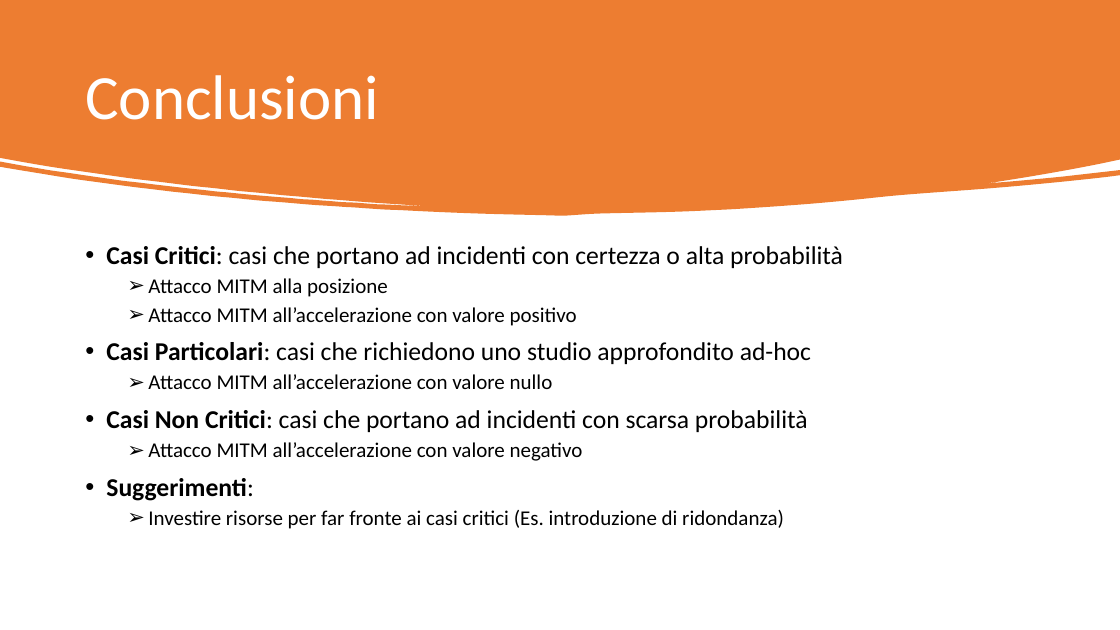
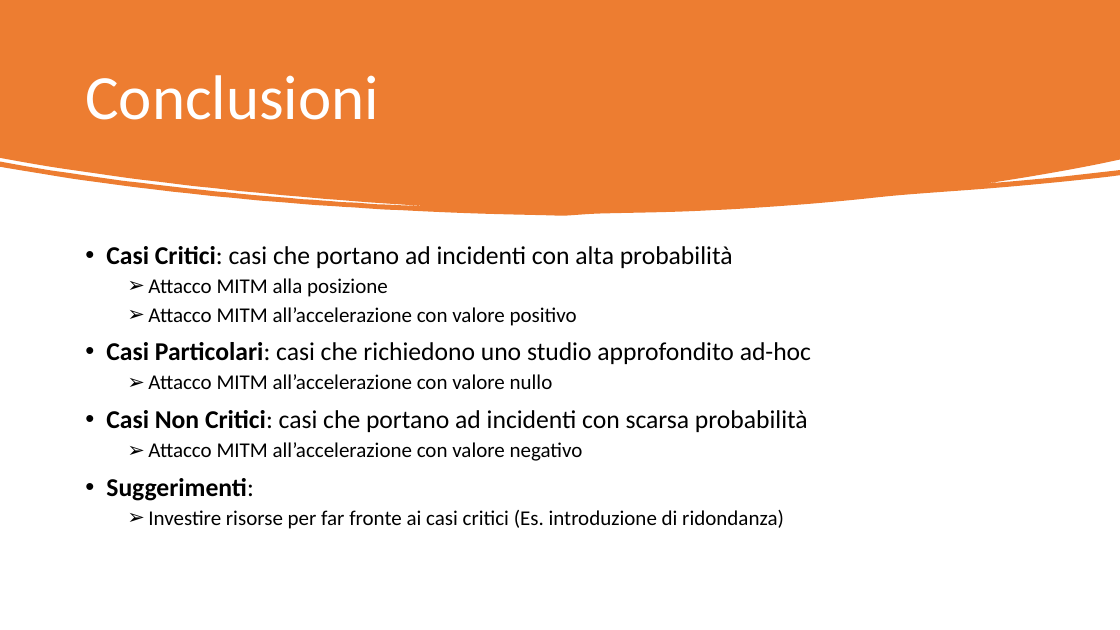
Before and after one commit to gerti98/FormalMethodsProject, a slide deck: slide 33 of Leading Car – Following Car.pptx (slide 32 before the commit). Drawn at 1120x630 pixels with LibreOffice and Linux fonts; fonts in the diff are those of the drawing. Boxes give left, top, right and bottom in pixels: in the first picture for what was removed or moved away, otherwise in the second. Text is boxed around its words. In the diff, an @@ line names an element or a change of style, - is before the commit and + after.

```diff
--- a/Leading Car – Following Car.pptx
+++ b/Leading Car – Following Car.pptx
@@ text at (106, 246, 733, 268): text changed @@
-• Casi Critici: casi che portano ad incidenti con certezza o alta probabilità
+• Casi Critici: casi che portano ad incidenti con alta probabilità
```
Also in this commit, not shown: 4 other slides changed, 3 slides added, 2 slides removed, 6 other files.
